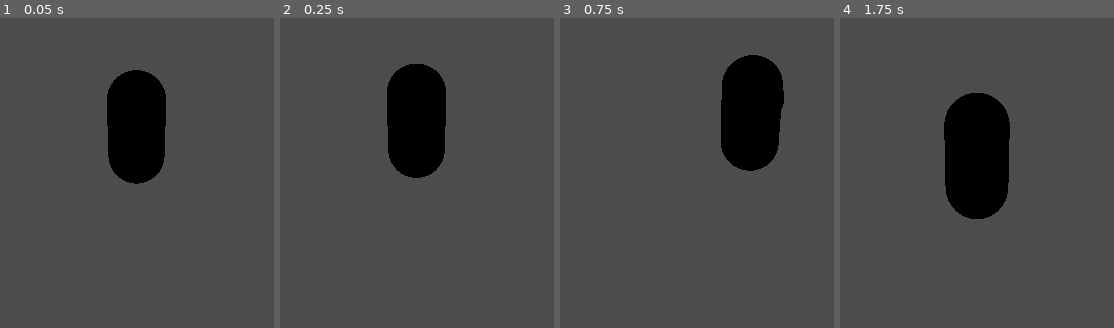
Above: before the commit, frames 1-4 (left to right).
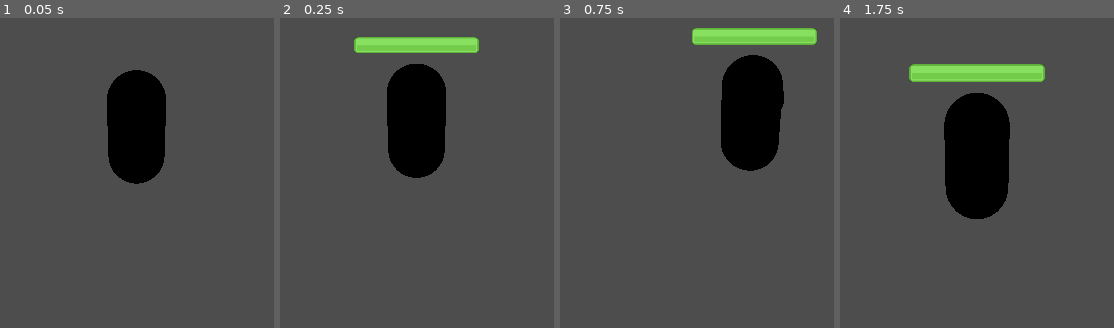
Above: after the commit, the same moments.

Repository: heycrisp/Godot-Cookbook
Game: Godot game, scene res://third-person-controller/third-person-controller.tscn
Two runs of this game, one before a commit and one after it. Both use one fixed random seed, a clock stepped at 60 frames per second and the inputs below. The project has no main scene, so this scene is started directly.
Inputs (mouse positions are in pixels of both pictures, inside the frame that each line leads up to):
- Up to frame 1 (0.05 s): no input
- Up to frame 2 (0.25 s): no input
- Up to frame 3 (0.75 s): move the mouse to (outside the picture) at 0.52 s; hold D (move_right) from 0.53 s (still down); hold Shift (dash) from 0.53 s (still down)
- Up to frame 4 (1.75 s): tap Space (jump) at 0.77, 1.52 s; move the mouse to (outside the picture) at 1.27 s; release D (move_right) at 1.28 s; release Shift (dash) at 1.28 s; hold S (move_down) from 1.28 s (still down); tap Down (look_down) at 1.35 s

Frame 1 is identical in both runs. In frame 2, 2.3% of the frame differs, in the area x 27-73%, y 6-12%; in frame 3, 2.5%; in frame 4, 2.9%, in the area x 25-75%, y 14-21%.

Commit message:
Add basic healthbar above player

Diff:
--- a/third-person-controllers/third-person-controller/demo.tscn
+++ b/third-person-controllers/demo.tscn
@@ -46,5 +46,5 @@
 size = Vector3(50, 50, 50)
 
 [node name="Player" parent="." instance=ExtResource("1_vyiun")]
-transform = Transform3D(1, 0, 0, 0, 1, 0, 0, 0, 1, -0.629, 1, 0.01)
+transform = Transform3D(1, 0, 0, 0, 1, 0, 0, 0, 1, -0.629, -18.968, 0.01)
 dash_speed = 75.0
--- /dev/null
+++ b/third-person-controllers/health-bar/health-bar-2d.tscn
@@ -0,0 +1,9 @@
+[gd_scene load_steps=3 format=3 uid="uid://dpvorffbiscjj"]
+
+[ext_resource type="Texture2D" uid="uid://de0r6nuew3x7p" path="res://health-bar/barHorizontal_green_mid 200.png" id="1_xve0h"]
+[ext_resource type="Script" uid="uid://tfuly1m8ic8f" path="res://health-bar/health_bar_2d.gd" id="2_7skfm"]
+
+[node name="HealthBar2d" type="TextureProgressBar"]
+value = 100.0
+texture_progress = ExtResource("1_xve0h")
+script = ExtResource("2_7skfm")
--- /dev/null
+++ b/third-person-controllers/health-bar/health-bar-3d.tscn
@@ -0,0 +1,15 @@
+[gd_scene load_steps=3 format=3 uid="uid://cq0bb4yx3m4ay"]
+
+[ext_resource type="Script" uid="uid://ds02qkiimm873" path="res://health-bar/health_bar_3d.gd" id="1_jw25n"]
+[ext_resource type="PackedScene" uid="uid://dpvorffbiscjj" path="res://health-bar/health-bar-2d.tscn" id="2_jw25n"]
+
+[node name="HealthBar3d" type="Sprite3D"]
+billboard = 1
+script = ExtResource("1_jw25n")
+
+[node name="SubViewport" type="SubViewport" parent="."]
+transparent_bg = true
+debug_draw = 10
+size = Vector2i(200, 26)
+
+[node name="HealthBar2d" parent="SubViewport" instance=ExtResource("2_jw25n")]
--- /dev/null
+++ b/third-person-controllers/health-bar/health_bar_2d.gd
@@ -0,0 +1,13 @@
+extends TextureProgressBar
+
+var bar_red = preload("res://health-bar/barHorizontal_red_mid 200.png")
+var bar_green = preload("res://health-bar/barHorizontal_green_mid 200.png")
+var bar_yellow = preload("res://health-bar/barHorizontal_yellow_mid 200.png")
+
+func update_healthbar(new_value: float) -> void:
+	texture_progress = (
+		bar_red if new_value < max_value * 0.35 else
+		bar_yellow if new_value < max_value * 0.7 else
+		bar_green
+	)
+	value = clampf(new_value, 0, max_value)
--- /dev/null
+++ b/third-person-controllers/health-bar/health_bar_3d.gd
@@ -0,0 +1,10 @@
+extends Sprite3D
+
+func _ready():
+	texture = $SubViewport.get_texture()
+
+func update_healthbar(value) -> void:
+	$SubViewport/HealthBar2d.update_healthbar(value)
+
+func set_max_value(value) -> void:
+	$SubViewport/HealthBar2d.max_value = value
--- a/third-person-controllers/third-person-controller/third-person-controller.tscn
+++ b/third-person-controllers/third-person-controller/third-person-controller.tscn
@@ -7,6 +7,7 @@
 [ext_resource type="Script" uid="uid://dq5nuw1p8r2m5" path="res://third-person-controller/state-machine/jump.gd" id="4_i6k8c"]
 [ext_resource type="Script" uid="uid://d3bo8vc5ho77h" path="res://third-person-controller/state-machine/fall.gd" id="5_otdli"]
 [ext_resource type="Script" uid="uid://dnyuk46th8ggg" path="res://third-person-controller/state-machine/dash.gd" id="7_yid2g"]
+[ext_resource type="PackedScene" uid="uid://cq0bb4yx3m4ay" path="res://health-bar/health-bar-3d.tscn" id="8_mditm"]
 
 [sub_resource type="Gradient" id="Gradient_fm20d"]
 colors = PackedColorArray(0, 0.623711, 0.62869, 1, 1, 1, 1, 1)
@@ -57,7 +58,6 @@
 
 [node name="Twist" type="Node3D" parent="."]
 transform = Transform3D(1, 0, 0, 0, 1, 0, 0, 0, 1, 0, 0.5, 0)
-top_level = true
 script = ExtResource("2_i6k8c")
 look_invert_y = true
 
@@ -92,6 +92,9 @@
 
 [node name="Cooldown" type="Timer" parent="StateMachine/Dash"]
 
+[node name="HealthBar3d" parent="." instance=ExtResource("8_mditm")]
+transform = Transform3D(1, 0, 0, 0, 1, 0, 0, 0, 1, 0, 1.29492, 0)
+
 [connection signal="last_movement_direction_updated" from="." to="Twist" method="_on_player_last_movement_direction_updated"]
 [connection signal="timeout" from="StateMachine/Dash/Duration" to="StateMachine/Dash" method="_on_duration_timeout"]
 [connection signal="timeout" from="StateMachine/Dash/Cooldown" to="StateMachine/Dash" method="_on_cooldown_timeout"]
--- a/third-person-controllers/third-person-controller/third_person_controller.gd
+++ b/third-person-controllers/third-person-controller/third_person_controller.gd
@@ -2,8 +2,25 @@
 
 signal last_movement_direction_updated(direction: Vector3)
 
+func _ready() -> void:
+	twist_pivot.top_level = true
+	$HealthBar3d.set_max_value(max_hp)
+	$HealthBar3d.update_healthbar(hp)
+
 @onready var model: Node3D = $Model
 @onready var twist_pivot: Node3D = $Twist
+
+@export_category("Health Options")
+@export var hp := 10.0:
+	set(v):
+		hp = v
+		$HealthBar3d.update_healthbar(v)
+
+@export var max_hp := 10.0:
+	set(v):
+		max_hp = v
+		$HealthBar3d.set_max_value(v)
+
 
 @export_category("Movement Options")
 @export var speed := 5.0
Renamed: third-person-controllers/third-person-controller/demo.gd -> third-person-controllers/demo.gd
Renamed: third-person-controllers/third-person-controller/demo.gd.uid -> third-person-controllers/demo.gd.uid
Binary file added: third-person-controllers/health-bar/barHorizontal_green_mid 200.png
Not shown, added: third-person-controllers/health-bar/barHorizontal_green_mid 200.png.import
Binary file added: third-person-controllers/health-bar/barHorizontal_red_mid 200.png
Not shown, added: third-person-controllers/health-bar/barHorizontal_red_mid 200.png.import
Binary file added: third-person-controllers/health-bar/barHorizontal_yellow_mid 200.png
Not shown, added: third-person-controllers/health-bar/barHorizontal_yellow_mid 200.png.import
Not shown, added: third-person-controllers/health-bar/health_bar_2d.gd.uid
Not shown, added: third-person-controllers/health-bar/health_bar_3d.gd.uid
Not shown: 1 places in third-person-controllers/third-person-controller/third-person-controller.tscn that only renumber resources
